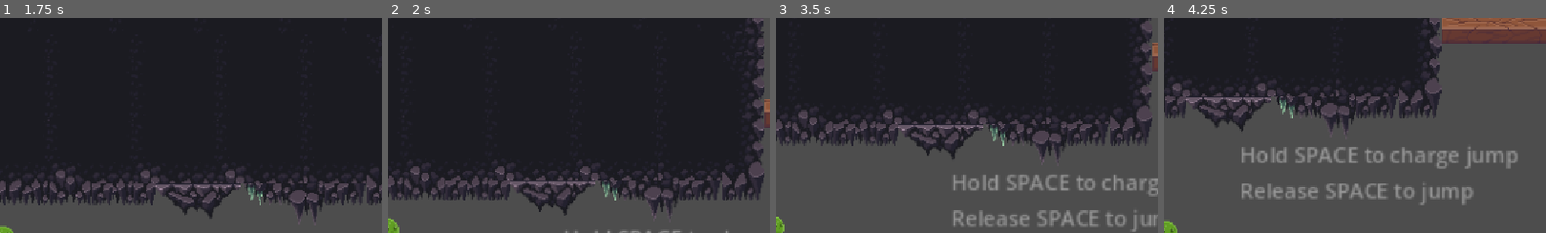
Above: before the commit, frames 1-4 (left to right).
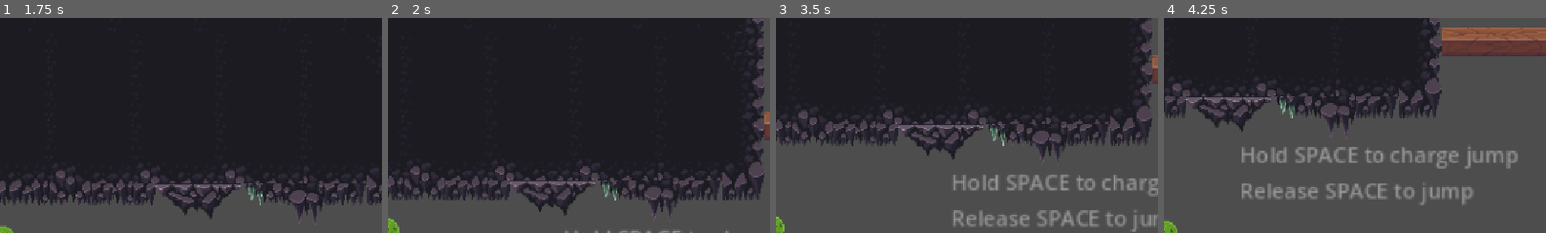
Above: after the commit, the same moments.

Repository: katfishkatfishing/bounce-
Game: Godot game, scene res://scenes/00_pit/tutorial.tscn
The game is run twice, just before and just after one commit, with the same random seed, the same clock (stepped at 60 frames per second) and the same inputs. This scene is started directly instead of the project's main scene.
Inputs (mouse positions are % of the whole screen's width and height, from its top left):
- Up to frame 1 (1.75 s): tap Enter at 0.5 s; move the mouse to (72, 45) at 0.52 s; hold W (up) 0.53-1.28 s; hold D (right) from 0.53 s (still down); click (72, 45) at 0.67 s; move the mouse to (30, 55) at 1.27 s; tap Alt at 1.35 s; tap W (up) at 1.52, 1.55 s
- Up to frame 2 (2 s): keep holding D (right); tap W (up) at 1.82 s
- Up to frame 3 (3.5 s): move the mouse to (60, 28) at 2.02 s; release D (right) at 2.03 s; hold A (left) 2.03-2.78 s; hold W (up) 2.03-2.78 s; tap Shift at 2.1 s; move the mouse to (45, 70) at 2.77 s; hold D (right) from 2.78 s (still down); tap W (up) at 2.85, 3.02, 3.32 s; click (45, 70) at 2.92 s
- Up to frame 4 (4.25 s): keep holding D (right); move the mouse to (80, 65) at 3.52 s; hold W (up) from 3.53 s (still down); tap Alt at 3.6 s
The pictures show only the part of the screen within x 50-100%, y 0-50%; the shares and areas given below are measured in that part.

Frame 1 is identical in both runs. In frame 2, 0.3% of the frame differs, in the area x 98-100%, y 37-57%; in frame 3, 0.3%; in frame 4, 4.3%, in the area x 72-100%, y 0-18%.

Commit message:
update

Diff:
--- a/bounce!/scenes/00_pit/tutorial.tscn
+++ b/bounce!/scenes/00_pit/tutorial.tscn
@@ -471,7 +471,10 @@
 position = Vector2(620, -68)
 
 [node name="moving platform wood2" parent="." unique_id=47331050 instance=ExtResource("2_n416f")]
-position = Vector2(536, -162)
+position = Vector2(536, -153)
+
+[node name="moving platform wood3" parent="." unique_id=1504871594 instance=ExtResource("2_n416f")]
+position = Vector2(616, -214)
 
 [node name="Player" parent="." unique_id=1989927636 instance=ExtResource("3_e35f4")]
 position = Vector2(67, -414)
--- a/bounce!/scripts/player.gd
+++ b/bounce!/scripts/player.gd
@@ -6,9 +6,20 @@
 
 var coyote_timer: float = 0.0
 
+#region
 const SPEED = 100.0
 const JUMP_VELOCITY = -400.0
+const fall_velocity: float = 100.0
+const max_fall_velocity: float = 100.0
+const hp: int = 100
+const max_hp: int = 100
+const jump_height: float = 400.0
+const double_jump: bool = false
+const slow_fall: bool = false
+#endregion
 
+var hold_time : float = 0.0
+var hold: bool = false
 
 func _physics_process(delta: float) -> void:
 	# Add the gravity.
@@ -24,6 +35,18 @@
 			animated_sprite_2d.play("jump")
 			velocity.y = JUMP_VELOCITY
 			coyote_timer = 0.0
+
+	if Input.is_action_just_pressed("up") and not is_on_floor():
+		hold = true
+		hold_time = 0.0
+
+	if hold and Input.is_action_pressed("up"):
+		if is_on_floor():
+			hold = false
+			hold_time = 0.0
+		else:
+			hold_time += delta
+			hold_time = clamp(hold_time, 0.0, 1.0)
 
 	# Get the input direction and handle the movement/deceleration.
 	# As good practice, you should replace UI actions with custom gameplay actions.
